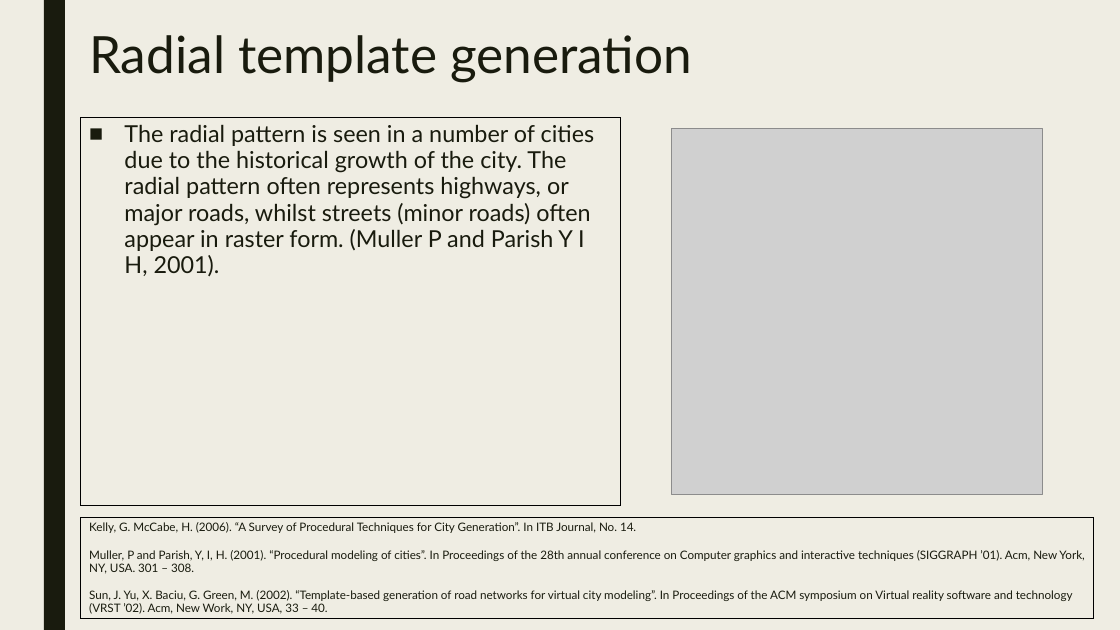
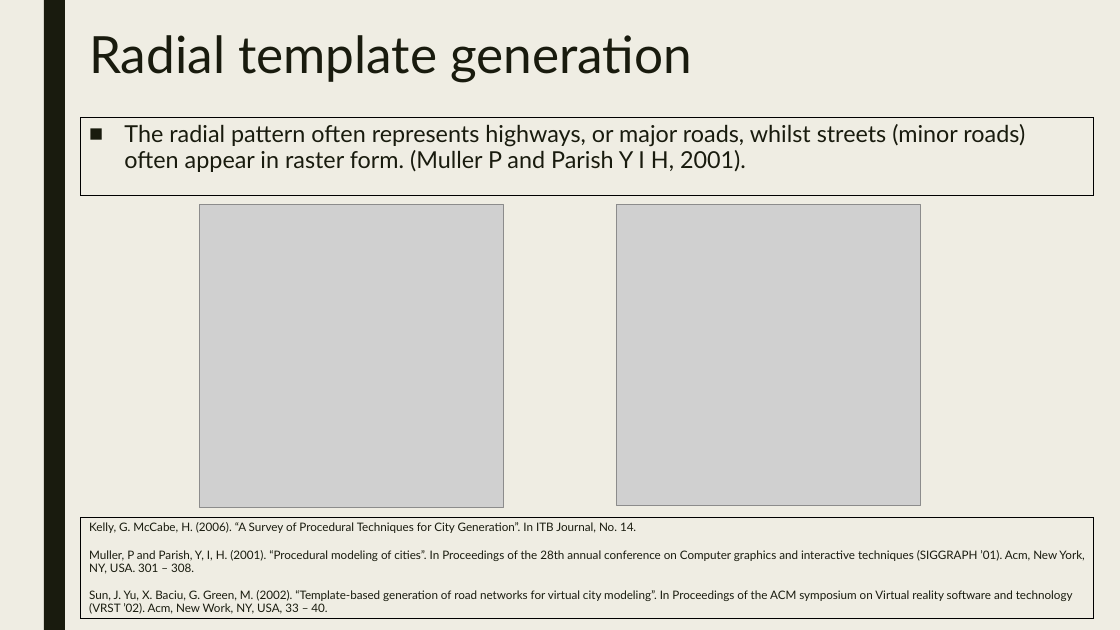
Before and after one commit to JosephBarber96/FinalProject, a slide deck: slide 12 of Presentation.pptx (slide 11 before the commit). Drawn at 1120x630 pixels with LibreOffice and Linux fonts; fonts in the diff are those of the drawing; grey boxes stand for pictures. Boxes give left, top, right and bottom in pixels: in the first picture for what was removed or moved away, otherwise in the second. Text is boxed around its words. In the diff, an @@ line names an element or a change of style, - is before the commit and + after.

```diff
--- a/Presentation.pptx
+++ b/Presentation.pptx
@@ rectangle "The radial pattern often represents ...": place and size @@
-rectangle "The radial pattern often represents ..." at bbox=[81, 117, 620, 506]
+rectangle "The radial pattern often represents ..." at bbox=[81, 117, 1094, 195]
@@ text in rectangle at bbox=[124, 124, 1025, 172]: text changed @@
-■ The radial pattern is seen in a number of cities due to the historical growth of the city. The radial pattern often represents highways, or major roads, whilst streets (minor roads) often appear in raster form. (Muller P and Parish Y I H, 2001).
+■ The radial pattern often represents highways, or major roads, whilst streets (minor roads) often appear in raster form. (Muller P and Parish Y I H, 2001).
@@ picture added at bbox=[199, 204, 503, 507] @@
@@ picture: place and size @@
-picture at bbox=[672, 128, 1043, 495]
+picture at bbox=[617, 204, 921, 506]
```
Also in this commit, not shown: 8 other slides changed, 3 slides added, 3 other files.
